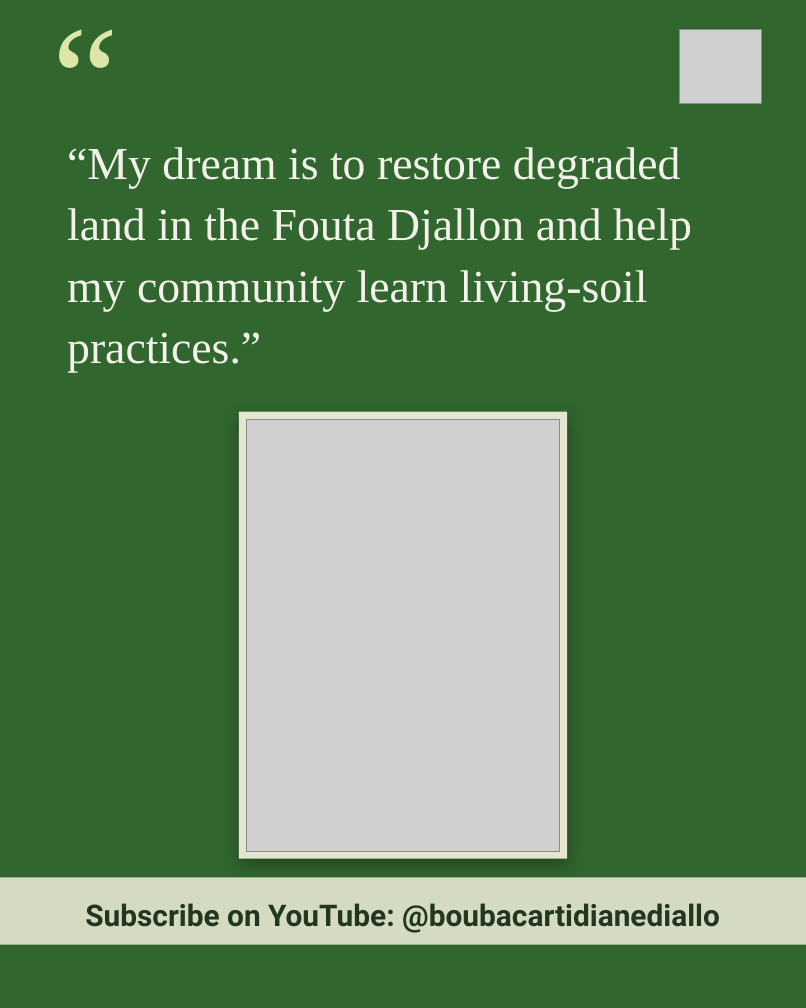
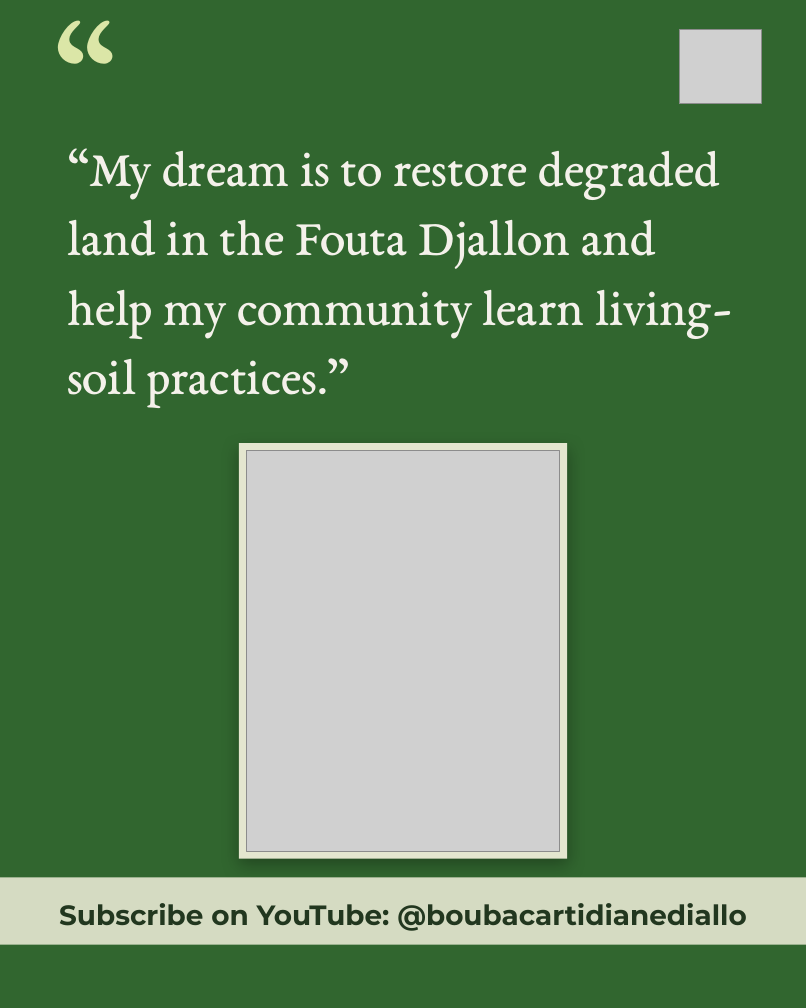
Before and after one commit to linneamoritznyc/SFW-SocialMedia, a slide deck: slide 11 of templates/posts/october/01-10-2026-thu-ig-soil-regenerators-boubacar-roots.pptx. Drawn at 806x1008 pixels with LibreOffice and Linux fonts; fonts in the diff are those of the drawing; grey boxes stand for pictures; background and template pictures are left out. Boxes give left, top, right and bottom in pixels: in the first picture for what was removed or moved away, otherwise in the second. Text is boxed around its words. In the diff, an @@ line names an element or a change of style, - is before the commit and + after.

```diff
--- a/templates/posts/october/01-10-2026-thu-ig-soil-regenerators-boubacar-roots.pptx
+++ b/templates/posts/october/01-10-2026-thu-ig-soil-regenerators-boubacar-roots.pptx
@@ text "“" at (x1=52, y1=15, x2=201, y2=164): font Times New Roman to EB Garamond @@
@@ text "“My dream is to restore ..." at (x1=67, y1=148, x2=732, y2=407): size 46 to 52 pt, font Times New Roman to EB Garamond @@
@@ rectangle resized from (x1=239, y1=411, x2=567, y2=858) to (x1=239, y1=443, x2=567, y2=858) @@
@@ picture resized from (x1=246, y1=419, x2=560, y2=851) to (x1=246, y1=451, x2=560, y2=851) @@
@@ text "Subscribe on YouTube: @boubacartidianediallo" at (x1=59, y1=903, x2=747, y2=931): size 30 to 28 pt, font Roboto to Montserrat @@
```
Also in this commit, not shown: 10 other slides changed, 40 other files.
